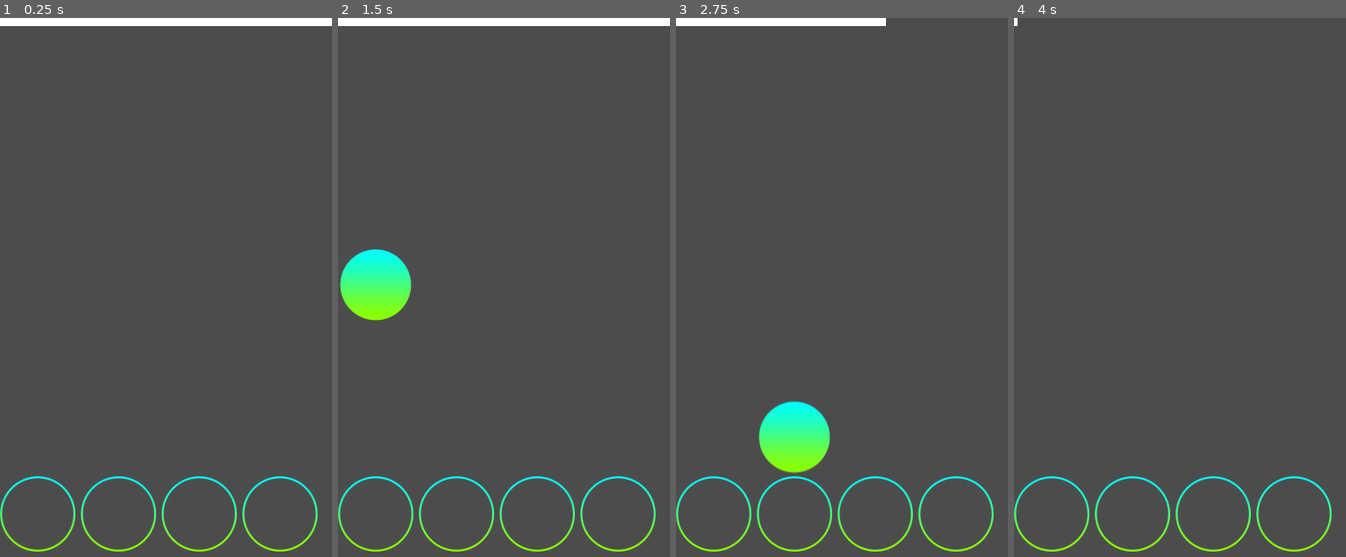
Above: before the commit, frames 1-4 (left to right).
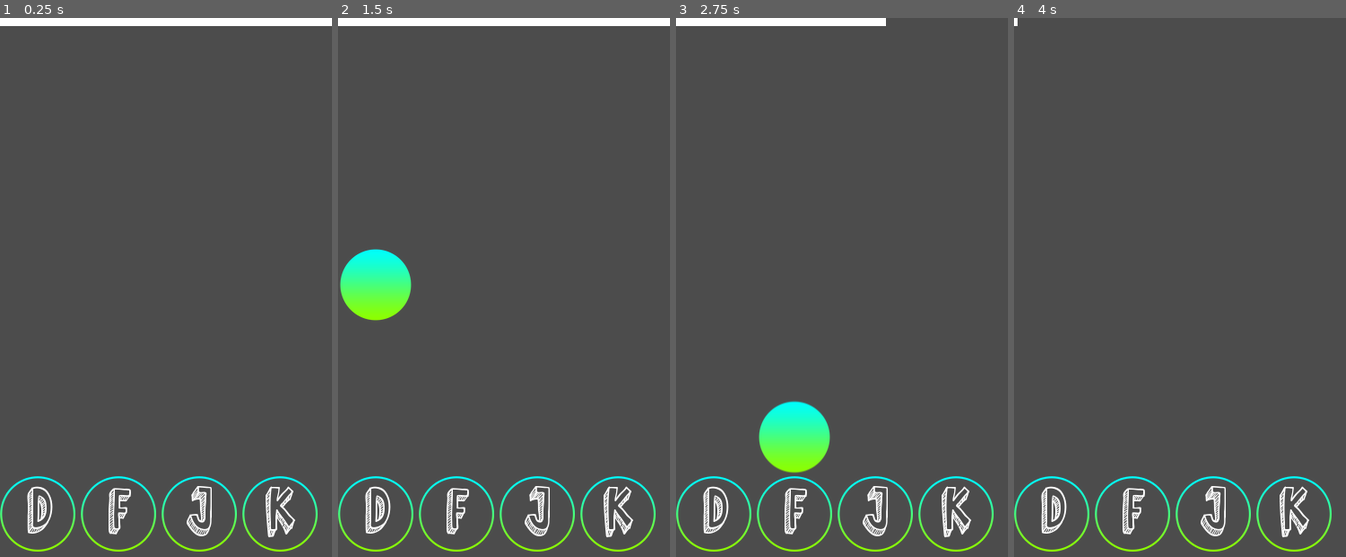
Above: after the commit, the same moments.

Repository: AirKetchPLAYZ/rhythm-game
Game: Godot game, scene res://testo.tscn
Same seed, same stepped clock (60 frames per second), same inputs: the game is played once before the commit and once after it. The project has no main scene, so this scene is started directly.
Inputs (mouse positions are in pixels of both pictures, inside the frame that each line leads up to):
- Up to frame 1 (0.25 s): no input
- Up to frame 2 (1.5 s): tap Enter at 0.5 s; move the mouse to (577, 260) at 0.52 s; hold D (piano_1) 0.53-1.25 s; click (577, 260) at 0.67 s; drag from (437, 314) to (374, 513) at 1.27 s
- Up to frame 3 (2.75 s): move the mouse to (875, 168) at 2.02 s; hold J (piano_3) from 2.03 s (still down); click (875, 168) at 2.17 s
- Up to frame 4 (4 s): release J (piano_3) at 2.75 s; drag from (1163, 395) to (1133, 513) at 2.77 s; move the mouse to (1279, 368) at 3.52 s; hold D (piano_1) from 3.53 s (still down); click (1279, 368) at 3.67 s

The runs differ from the first frame. In frame 1, 1.3% of the frame differs, in the area x 8-89%, y 86-97%; in frame 2, 1.3%; in frame 3, 1.3%; in frame 4, 1.3%.

Commit message:
LolLOLOLO forgot to save

Diff:
--- a/testo.tscn
+++ b/testo.tscn
@@ -1,9 +1,13 @@
-[gd_scene load_steps=9 format=2]
+[gd_scene load_steps=10 format=2]
 
 [ext_resource path="res://rsz_outer.png" type="Texture" id=1]
 [ext_resource path="res://Control.gd" type="Script" id=2]
 [ext_resource path="res://nekodex - circles [osu soundtrack].ogg" type="AudioStream" id=3]
 [ext_resource path="res://Fifth-Grader.ttf" type="DynamicFontData" id=4]
+
+[sub_resource type="DynamicFont" id=5]
+size = 77
+font_data = ExtResource( 4 )
 
 [sub_resource type="CircleShape2D" id=1]
 radius = 43.0743
@@ -42,6 +46,18 @@
 "_edit_use_anchors_": false
 }
 
+[node name="Label" type="Label" parent="CanvasLayer/HBoxContainer/Hit1/Hit1"]
+margin_right = 88.0
+margin_bottom = 87.0
+custom_fonts/font = SubResource( 5 )
+text = "D"
+align = 1
+valign = 1
+uppercase = true
+__meta__ = {
+"_edit_use_anchors_": false
+}
+
 [node name="CollisionShape2D" type="CollisionShape2D" parent="CanvasLayer/HBoxContainer/Hit1"]
 position = Vector2( 42.0448, 42.0448 )
 shape = SubResource( 1 )
@@ -53,6 +69,19 @@
 margin_right = 84.0
 margin_bottom = 84.0
 texture = ExtResource( 1 )
+__meta__ = {
+"_edit_use_anchors_": false
+}
+
+[node name="Label2" type="Label" parent="CanvasLayer/HBoxContainer/Hit2/Hit1"]
+margin_left = -0.545593
+margin_right = 87.4544
+margin_bottom = 87.0
+custom_fonts/font = SubResource( 5 )
+text = "F"
+align = 1
+valign = 1
+uppercase = true
 __meta__ = {
 "_edit_use_anchors_": false
 }
@@ -72,6 +101,19 @@
 "_edit_use_anchors_": false
 }
 
+[node name="Label3" type="Label" parent="CanvasLayer/HBoxContainer/Hit3/Hit1"]
+margin_left = -1.09116
+margin_right = 86.9088
+margin_bottom = 87.0
+custom_fonts/font = SubResource( 5 )
+text = "j"
+align = 1
+valign = 1
+uppercase = true
+__meta__ = {
+"_edit_use_anchors_": false
+}
+
 [node name="CollisionShape2D" type="CollisionShape2D" parent="CanvasLayer/HBoxContainer/Hit3"]
 position = Vector2( 42.0448, 42.0448 )
 shape = SubResource( 1 )
@@ -83,6 +125,19 @@
 margin_right = 84.0
 margin_bottom = 84.0
 texture = ExtResource( 1 )
+__meta__ = {
+"_edit_use_anchors_": false
+}
+
+[node name="Label4" type="Label" parent="CanvasLayer/HBoxContainer/Hit4/Hit1"]
+margin_left = -1.63675
+margin_right = 86.3633
+margin_bottom = 87.0
+custom_fonts/font = SubResource( 5 )
+text = "K"
+align = 1
+valign = 1
+uppercase = true
 __meta__ = {
 "_edit_use_anchors_": false
 }
